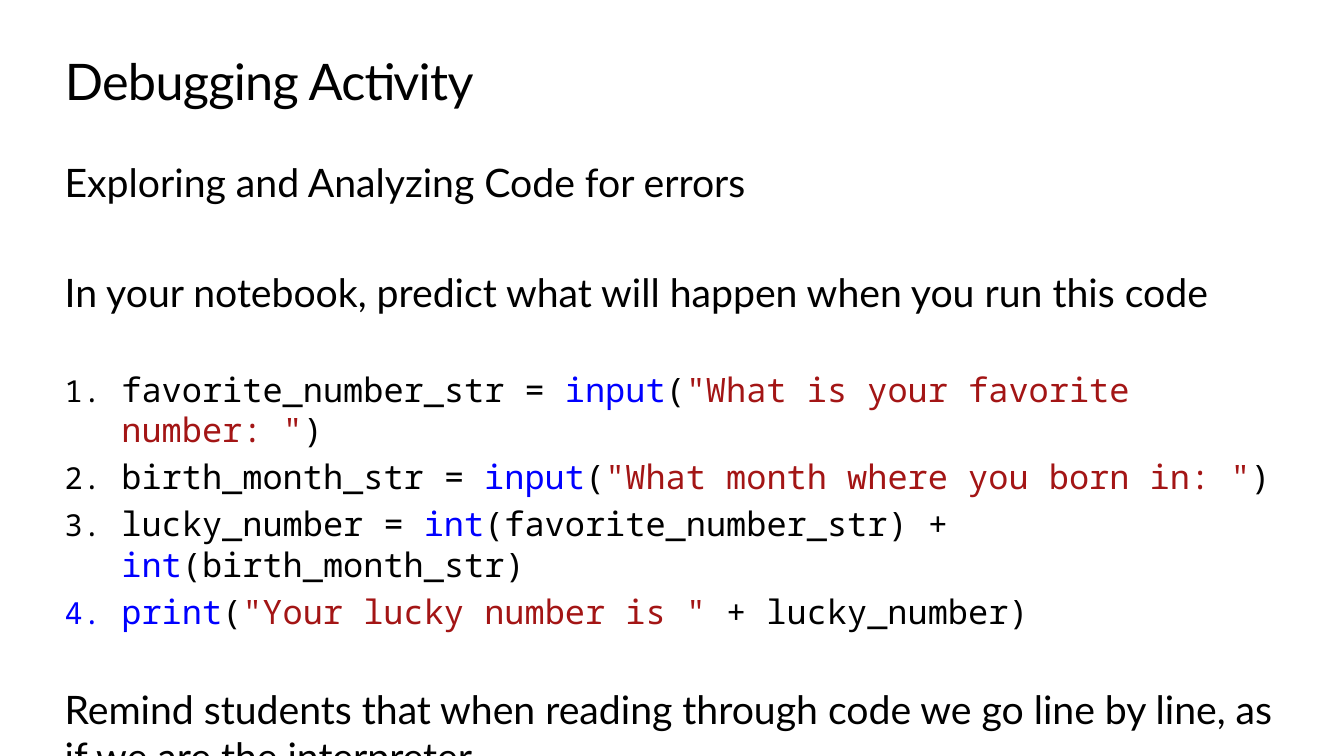
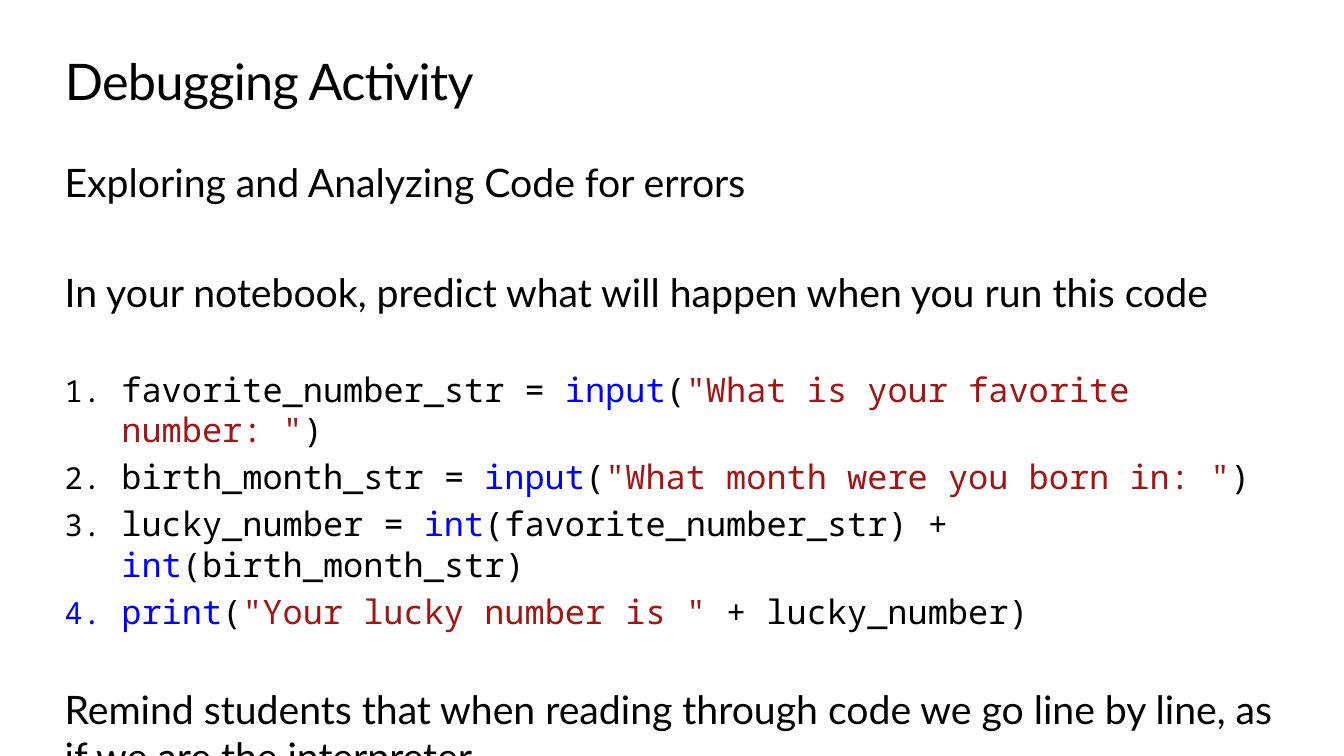
Before and after one commit to TEALSK12/2nd-semester-introduction-to-computer-science, a slide deck: slide 6 of docs/units/1_unit/slidedecks/Intro Python 1.05 TEALS.pptx. Drawn at 1344x756 pixels with LibreOffice and Linux fonts; fonts in the diff are those of the drawing; background and template pictures are left out. Boxes give left, top, right and bottom in pixels: in the first picture for what was removed or moved away, otherwise in the second. Text is boxed around its words. In the diff, an @@ line names an element or a change of style, - is before the commit and + after.

```diff
--- a/docs/units/1_unit/slidedecks/Intro Python 1.05 TEALS.pptx
+++ b/docs/units/1_unit/slidedecks/Intro Python 1.05 TEALS.pptx
@@ text at (x1=121, y1=463, x2=1191, y2=498): text changed @@
-2. birth_month_str = input("What month where you born in: ")
+2. birth_month_str = input("What month were you born in: ")
```
Also in this commit, not shown: 1 other file.
